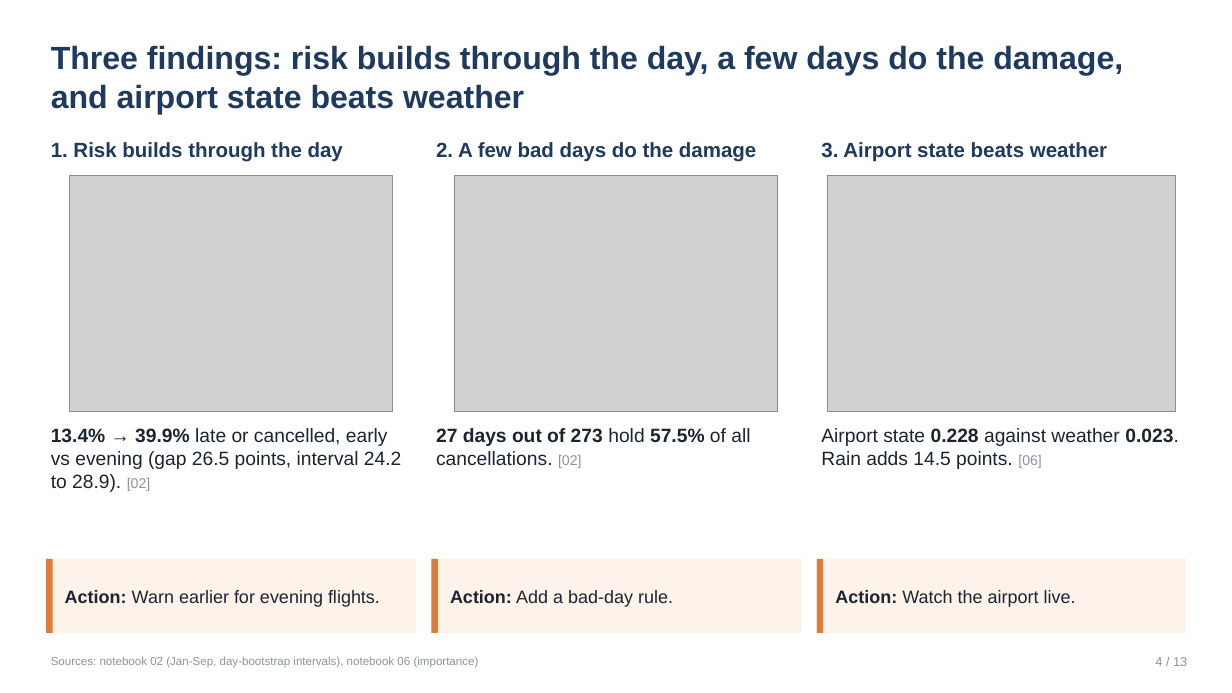
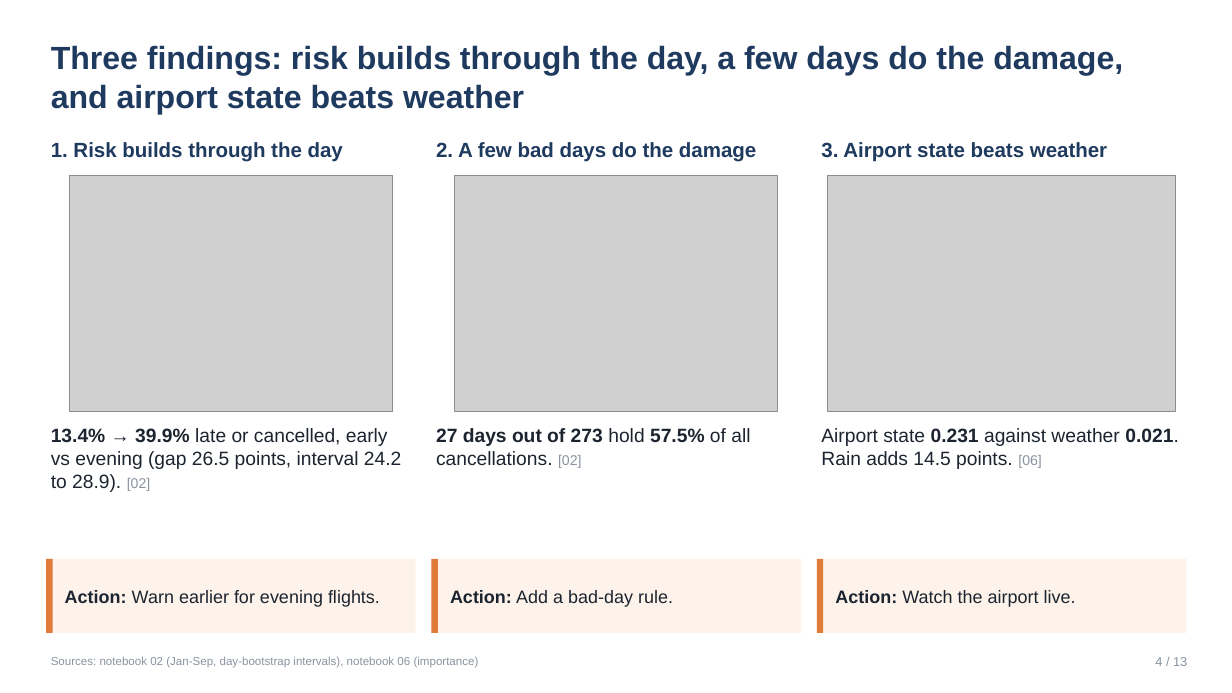
Before and after one commit to MirnaEmbaby/tms-flights, a slide deck: slide 5 of slides/tms_final.pptx (slide 4 before the commit). Drawn at 1232x693 pixels with LibreOffice and Linux fonts; fonts in the diff are those of the drawing; grey boxes stand for pictures. Boxes give left, top, right and bottom in pixels: in the first picture for what was removed or moved away, otherwise in the second. Text is boxed around its words. In the diff, an @@ line names an element or a change of style, - is before the commit and + after.

```diff
--- a/slides/tms_final.pptx
+++ b/slides/tms_final.pptx
@@ text at [821, 428, 1178, 469]: text changed @@
-Airport state 0.228 against weather 0.023. Rain adds 14.5 points. [06]
+Airport state 0.231 against weather 0.021. Rain adds 14.5 points. [06]
```
Also in this commit, not shown: 7 other slides changed, 1 slide added, 1 other file.
